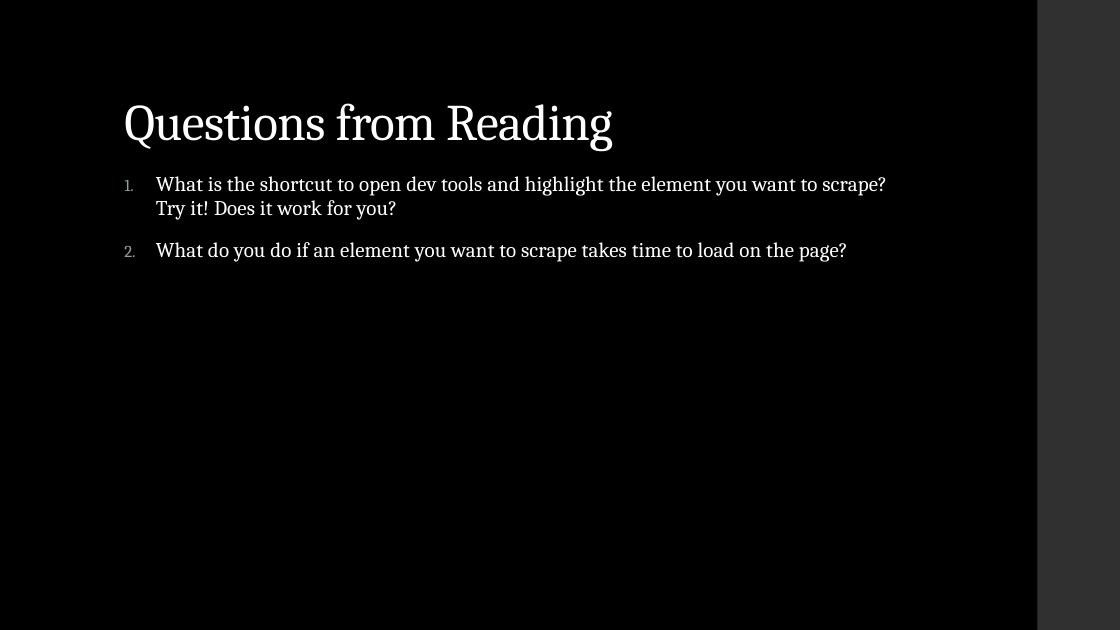
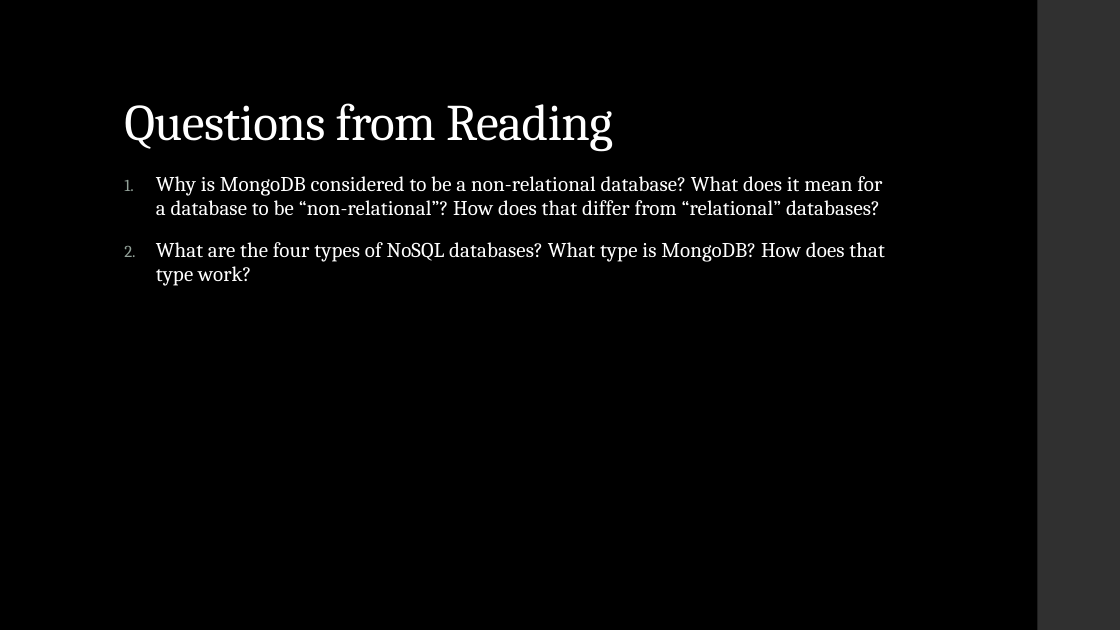
Before and after one commit to LaunchCoderGirlSTL/Data-Science-Assignments, a slide deck: slide 5 of course_material/week_23/week_23_presentation.pptx. Drawn at 1120x630 pixels with LibreOffice and Linux fonts; fonts in the diff are those of the drawing. Boxes give left, top, right and bottom in pixels: in the first picture for what was removed or moved away, otherwise in the second. Text is boxed around its words. In the diff, an @@ line names an element or a change of style, - is before the commit and + after.

Commit message:
mongodb things

```diff
--- a/course_material/week_23/week_23_presentation.pptx
+++ b/course_material/week_23/week_23_presentation.pptx
@@ text at bbox=[156, 176, 885, 286]: text changed @@
-1. What is the shortcut to open dev tools and highlight the element you want to scrape? Try it! Does it work for you?
-2. What do you do if an element you want to scrape takes time to load on the page?
+1. Why is MongoDB considered to be a non-relational database? What does it mean for a database to be “non-relational”? How does that differ from “relational” databases?
+2. What are the four types of NoSQL databases? What type is MongoDB? How does that type work?
```
Also in this commit, not shown: 1 other slide changed, 2 slides added, 2 other files.
